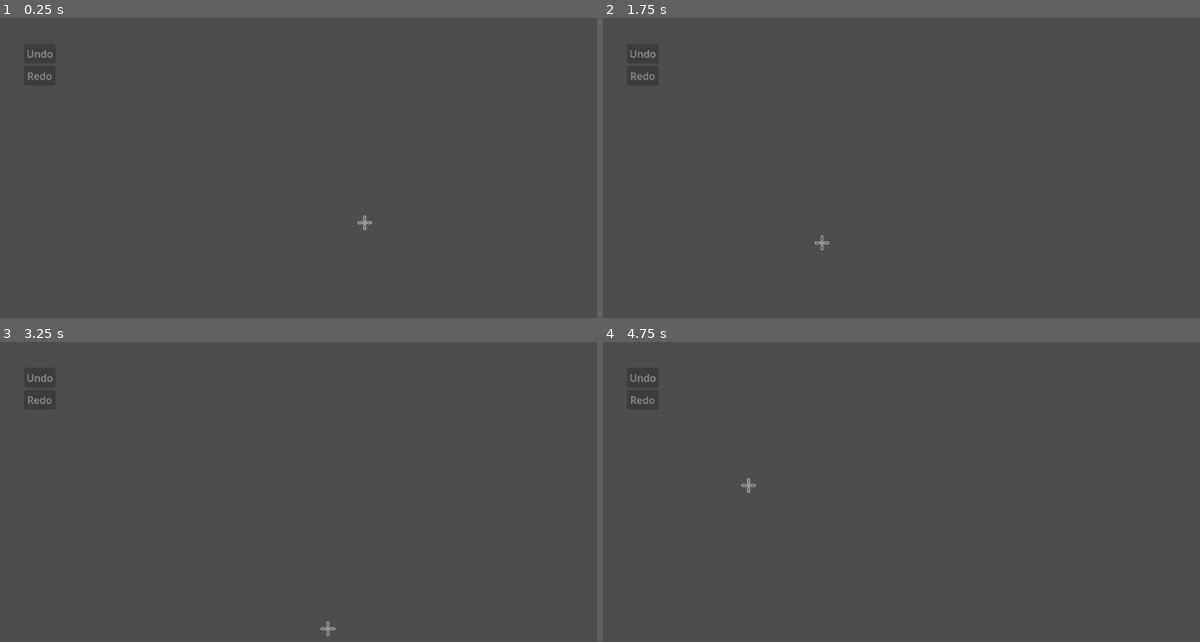
Above: before the commit, frames 1-4 (two rows, left to right).
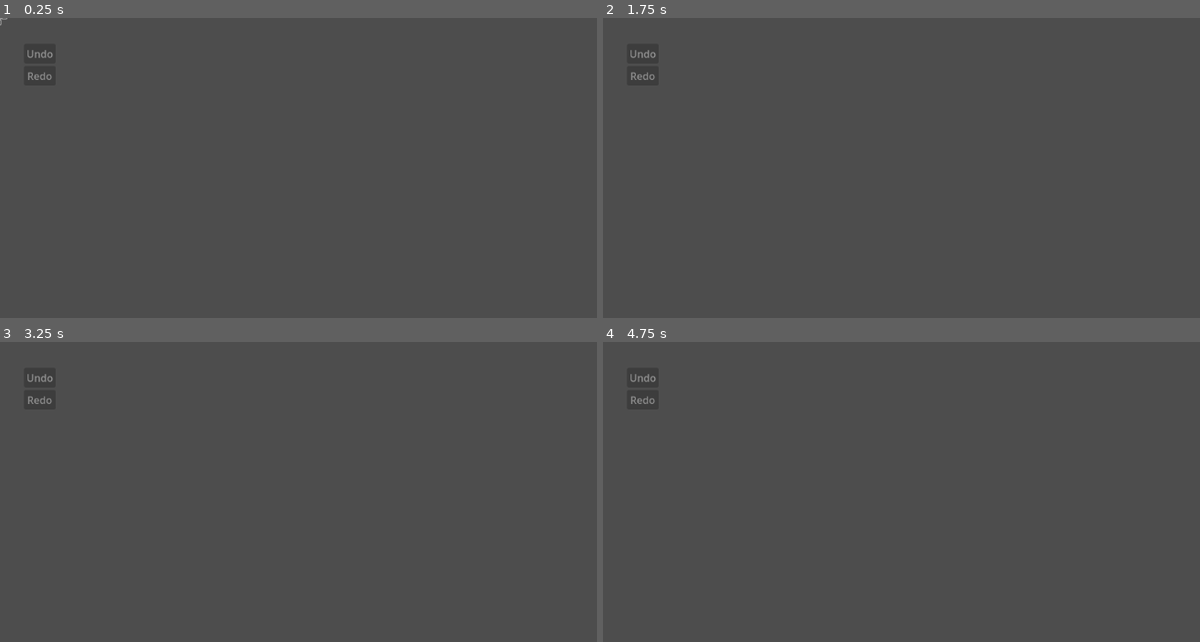
Above: after the commit, the same moments.

Repository: Ists-Cilveks/UNLWS-Renderer
Game: Godot game, scene res://Scripts/unlws_editor.tscn
Two runs of this game, one before a commit and one after it. Both use one fixed random seed, a clock stepped at 60 frames per second and the inputs below.
Inputs (mouse positions are in pixels of both pictures, inside the frame that each line leads up to):
- Up to frame 1 (0.25 s): no input
- Up to frame 2 (1.75 s): tap Enter (ui_accept) at 0.5, 0.77, 1.25, 1.52 s; move the mouse to (1128, 201) at 0.52 s; click (1128, 201) at 0.67 s; move the mouse to (823, 243) at 1.27 s; click (823, 243) at 1.42 s
- Up to frame 3 (3.25 s): tap Enter (ui_accept) at 2, 2.75, 3.02 s; move the mouse to (435, 456) at 2.02 s; click (435, 456) at 2.17 s; move the mouse to (328, 630) at 2.77 s; click (328, 630) at 2.92 s
- Up to frame 4 (4.75 s): tap Enter (ui_accept) at 3.5, 3.77, 4.25, 4.52 s; move the mouse to (1188, 609) at 3.52 s; click (1188, 609) at 3.67 s; move the mouse to (746, 486) at 4.27 s; click (746, 486) at 4.42 s

The runs differ from the first frame. In frame 1, less than 0.1% of the frame differs, in the area x 0-63%, y 0-71%; in frame 2, less than 0.1%; in frame 3, less than 0.1%; in frame 4, less than 0.1%.

Commit message:
Allow placing the held glyph

Diff:
--- a/Scripts/Globals/EventBus.gd
+++ b/Scripts/Globals/EventBus.gd
@@ -1,4 +1,8 @@
 extends Node
+## A singleton that contains signals about global events like inputs
 
 signal glyph_placed(glyph)
 signal glyph_name_selected(glyph_name)
+
+signal started_holding_glyphs()
+signal stopped_holding_glyphs()
--- a/Scripts/UI/Mouse.gd
+++ b/Scripts/UI/Mouse.gd
@@ -1,8 +1,18 @@
 extends Node2D
+## An object that follows the mouses movements to display a cursor
 
-# Called every frame. 'delta' is the elapsed time since the previous frame.
-func _process(_delta):
-#	var old_pos = position
-#	var lagged_target_pos = get_viewport().get_mouse_position()
-#	position = lagged_target_pos + (lagged_target_pos - old_pos)*0.5
-	position = get_viewport().get_mouse_position()
+func _ready():
+	Event_Bus.started_holding_glyphs.connect(hide_cursor)
+	Event_Bus.stopped_holding_glyphs.connect(show_cursor)
+
+# Track the mouse position
+func _input(event):
+	if event is InputEventMouseMotion:
+		position = get_global_mouse_position()
+
+
+func hide_cursor():
+	$Cursor.hide()
+
+func show_cursor():
+	$Cursor.show()
--- a/Scripts/UI/selected_glyphs.gd
+++ b/Scripts/UI/selected_glyphs.gd
@@ -1,4 +1,5 @@
 extends Node2D
+## A container of all glyphs that are currently selected
 
 var glyph_instance_scene = preload("../Glyphs/glyph_instance.tscn")
 
@@ -8,7 +9,12 @@
 #	var old_pos = position
 #	var lagged_target_pos = get_viewport().get_mouse_position()
 #	position = lagged_target_pos + (lagged_target_pos - old_pos)*0.5
-	position = get_viewport().get_mouse_position()
+	var viewport = get_viewport()
+	#var ref = viewport.get_camera_2d()
+	var ref = get_parent()
+	#position = ref.to_local(viewport.get_mouse_position())
+	#position = viewport.get_mouse_position()
+	position = get_global_mouse_position()
 
 func set_by_name(glyph_name):
 	remove()
@@ -25,11 +31,13 @@
 		if delete:
 			child.free()
 
-func place():
+func delete():
+	remove(true)
+
+func place(new_parent):
 	var children = get_children()
 	for child in children:
-		remove_child(child)
-		Event_Bus.glyph_placed.emit(child)
+		child.reparent(new_parent)
 
 
 func place_held_glyph(new_parent):
--- /dev/null
+++ b/Scripts/glyph_canvas.gd
@@ -0,0 +1,22 @@
+extends Node2D
+
+var holding_glyph = false
+
+func _ready():
+	Event_Bus.glyph_name_selected.connect(set_by_name)
+
+func _input(event):
+	if event is InputEventMouseButton:
+		if event.button_index == MOUSE_BUTTON_LEFT and event.pressed:
+			if holding_glyph:
+				place_held_glyphs()
+
+func place_held_glyphs():
+	$SelectedGlyphs.place($Glyphs)
+	holding_glyph = false
+	Event_Bus.stopped_holding_glyphs.emit()
+
+func set_by_name(glyph_name):
+	$SelectedGlyphs.set_by_name(glyph_name)
+	holding_glyph = true
+	Event_Bus.started_holding_glyphs.emit()
--- a/Scripts/unlws_editor.tscn
+++ b/Scripts/unlws_editor.tscn
@@ -1,7 +1,8 @@
-[gd_scene load_steps=4 format=3 uid="uid://css6xu7374m8y"]
+[gd_scene load_steps=5 format=3 uid="uid://css6xu7374m8y"]
 
 [ext_resource type="Script" path="res://Scripts/UNLWS_editor.gd" id="1_5jbj8"]
 [ext_resource type="PackedScene" uid="uid://sjoa8yoclxtp" path="res://Scripts/UI/ui_layer.tscn" id="2_qpyj2"]
+[ext_resource type="Script" path="res://Scripts/glyph_canvas.gd" id="3_pniuy"]
 [ext_resource type="Script" path="res://Scripts/UI/selected_glyphs.gd" id="3_xo3q2"]
 
 [node name="UNLWSEditor" type="Control"]
@@ -16,6 +17,7 @@
 [node name="UILayer" parent="." instance=ExtResource("2_qpyj2")]
 
 [node name="Canvas" type="Node2D" parent="."]
+script = ExtResource("3_pniuy")
 
 [node name="SelectedGlyphs" type="Node2D" parent="Canvas"]
 z_index = 1
